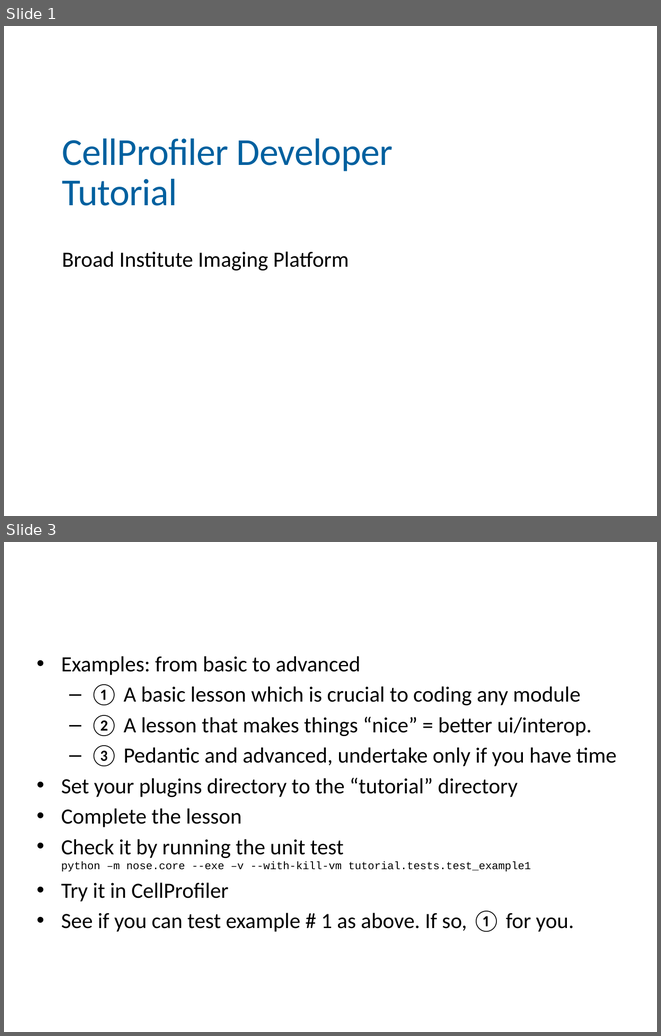
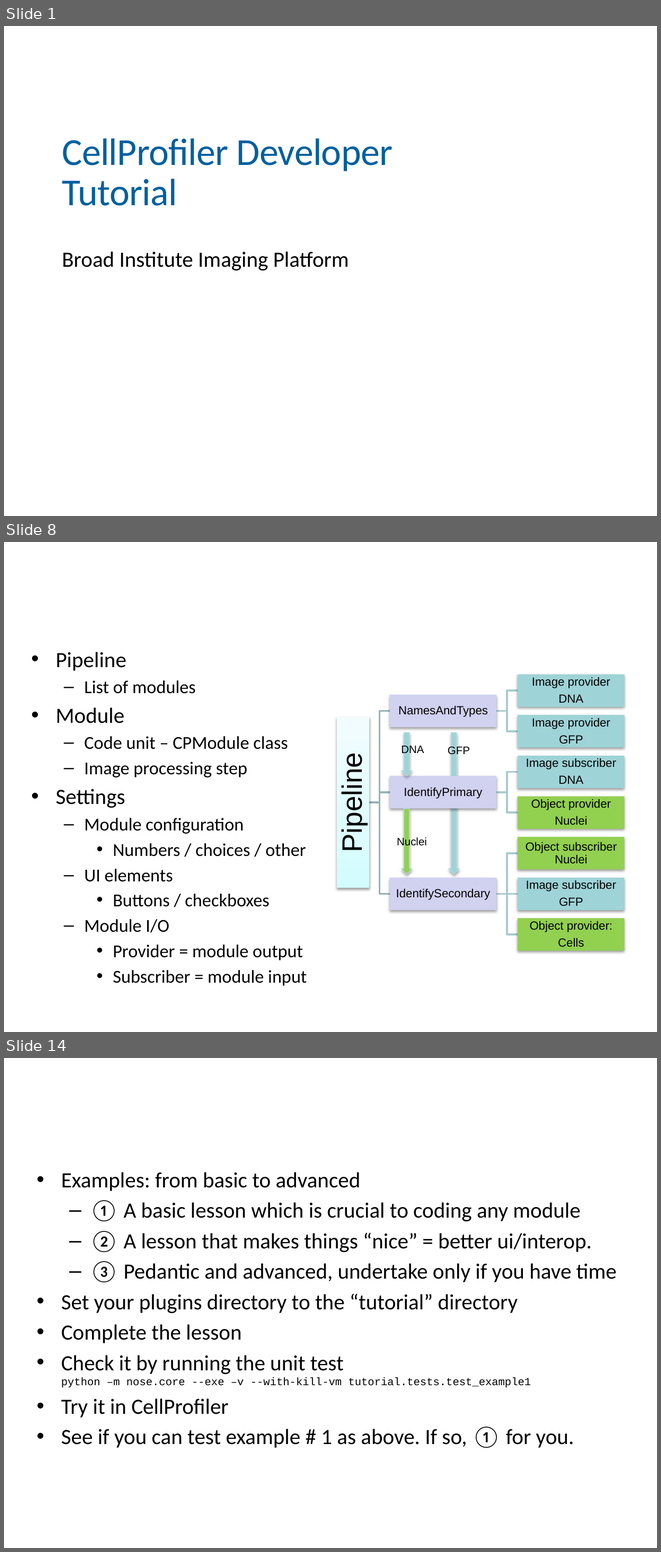
Before and after one commit to bethac07/tutorial, a slide deck: CellProfiler_Developer_Tutorial.pptx. Shown one above the other, each under a label of ours: slides 1 and 3 before the commit, slides 1, 8 and 14 after it; the slides between them are not shown. The pictures are 661x1036 and 661x1552 pixels, drawn with LibreOffice and Linux fonts; fonts in the diff are those of the drawing; background and template pictures are left out. Boxes give left, top, right and bottom in pixels: in the first picture for what was removed or moved away, otherwise in the second. Text is boxed around its words. In the diff, an @@ line names an element or a change of style, - is before the commit and + after.

Commit message:
Updated tutorial to add architecture session + made exercises quicker to do

```diff
--- a/CellProfiler_Developer_Tutorial.pptx
+++ b/CellProfiler_Developer_Tutorial.pptx
@@ slide 8 added at (4, 542, 657, 1032), background #FFFFFF @@
@@ title added at (37, 558, 542, 637), 36 pt, text #FFFFFF @@
+Architecture: Pipeline
@@ text added at (56, 652, 307, 986), 20 pt, text #000000 @@
+• Pipeline
+  – List of modules
+• Module
+  – Code unit – CPModule class
+  – Image processing step
+• Settings
+  – Module configuration
+    • Numbers / choices / other
+  – UI elements
+    • Buttons / checkboxes
+  – Module I/O
+    • Provider = module output
+    • Subscriber = module input
@@ down arrow added at (401, 733, 412, 776), fill #9ED3D7, outline #B6DCDF 0.75 pt @@
@@ text added at (401, 744, 424, 756), 12 pt, text #000000 @@
+DNA
@@ text added at (448, 746, 470, 757), 12 pt, text #000000 @@
+GFP
@@ down arrow added at (449, 733, 460, 874), fill #9ED3D7, outline #B6DCDF 0.75 pt @@
@@ down arrow added at (401, 809, 412, 874), fill #92D050, outline #B6DCDF 0.75 pt @@
@@ text added at (397, 837, 427, 848), 12 pt, text #000000 @@
+Nuclei
@@ group added at (336, 674, 624, 951): 11 rectangles, 11 texts, 10 freeform shapes @@
+Pipeline
+NamesAndTypes
+Image provider
+DNA
+Image provider
+GFP
+IdentifyPrimary
+Image subscriber
+DNA
+Object provider
+Nuclei
+IdentifySecondary
+Object subscriber
+Nuclei
+Image subscriber
+GFP
+Object provider:
+Cells
@@ what was slide 3 is now slide 14 @@
```
Also in this commit, not shown: 11 slides changed, 11 other slides added, 1 slide removed.
